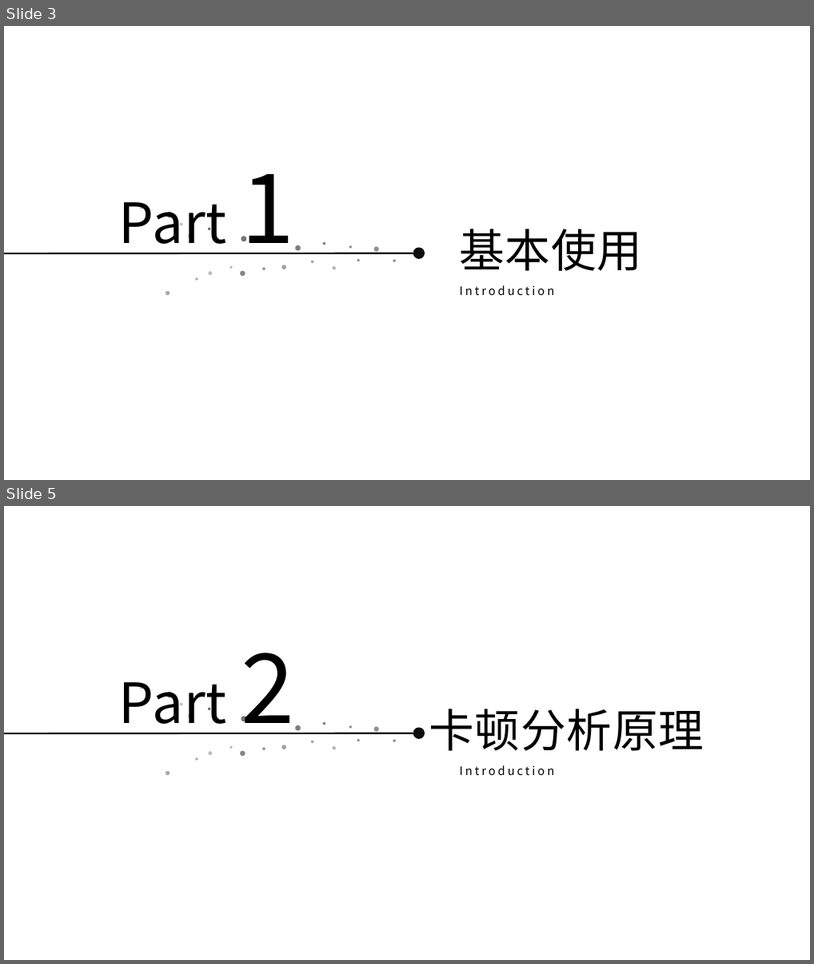
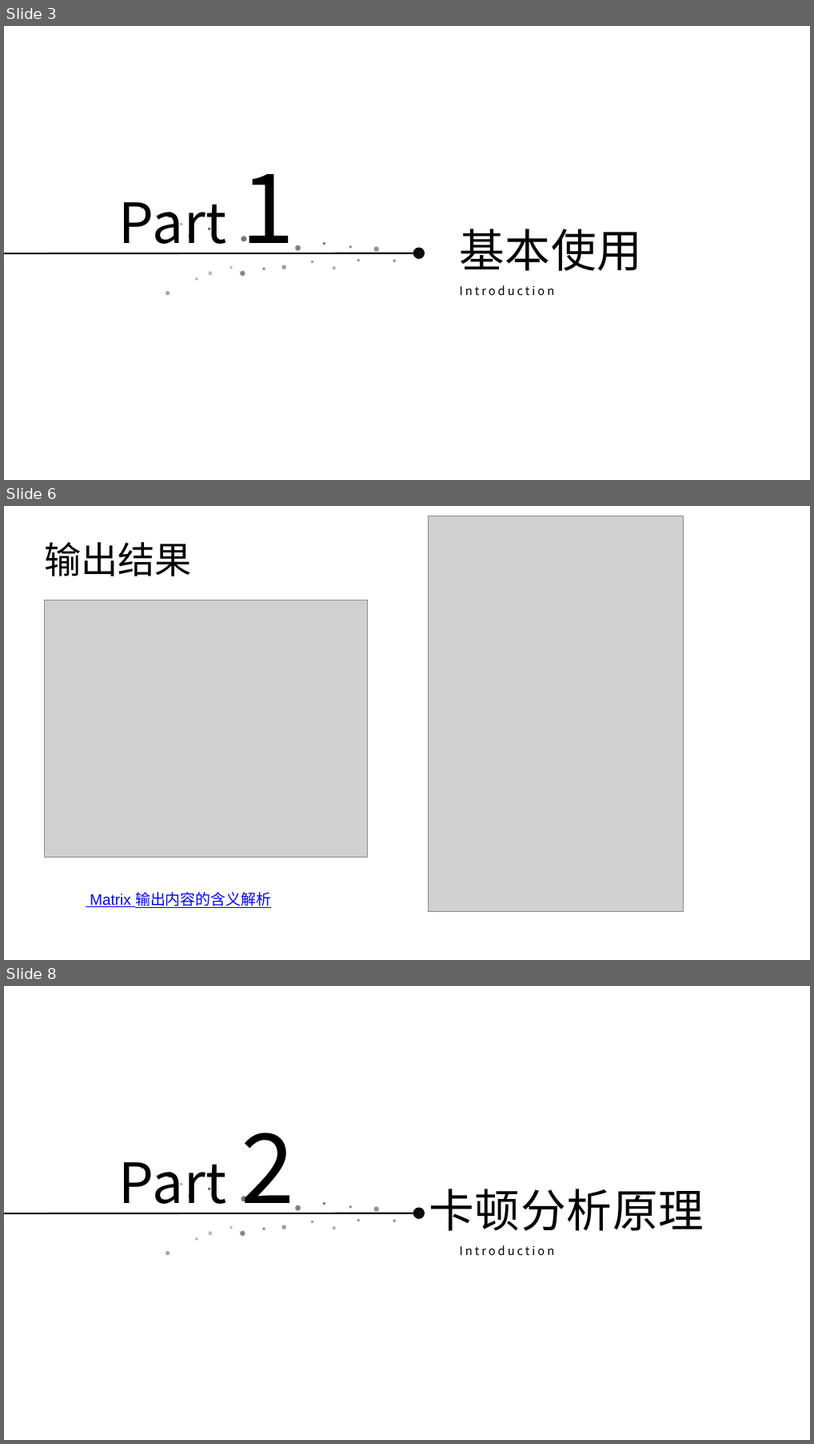
Before and after one commit to xueweiyang/gitdemo, a slide deck: android/matrix-master/samples/sample-android/matrix使用.pptx. Shown one above the other, each under a label of ours: slides 3 and 5 before the commit, slides 3, 6 and 8 after it; the slides between them are not shown. The pictures are 814x964 and 814x1444 pixels, drawn with LibreOffice and Linux fonts; fonts in the diff are those of the drawing; grey boxes stand for pictures; background and template pictures are left out. Boxes give left, top, right and bottom in pixels: in the first picture for what was removed or moved away, otherwise in the second. Text is boxed around its words. In the diff, an @@ line names an element or a change of style, - is before the commit and + after.

```diff
--- a/android/matrix-master/samples/sample-android/matrix使用.pptx
+++ b/android/matrix-master/samples/sample-android/matrix使用.pptx
@@ slide 6 added at <box>4,506,810,960</box>, background picture (left out) @@
@@ picture added at <box>429,516,684,912</box> @@
@@ title added at <box>44,542,192,576</box>, 44 pt, text #000000 @@
+输出结果
@@ picture added at <box>45,600,368,857</box> @@
@@ text added at <box>90,892,271,908</box>, 18 pt, text #0000FF, underline @@
+Matrix 输出内容的含义解析
@@ what was slide 5 is now slide 8 @@
```
Also in this commit, not shown: 1 slide changed, 3 other slides added, 1 other file.
